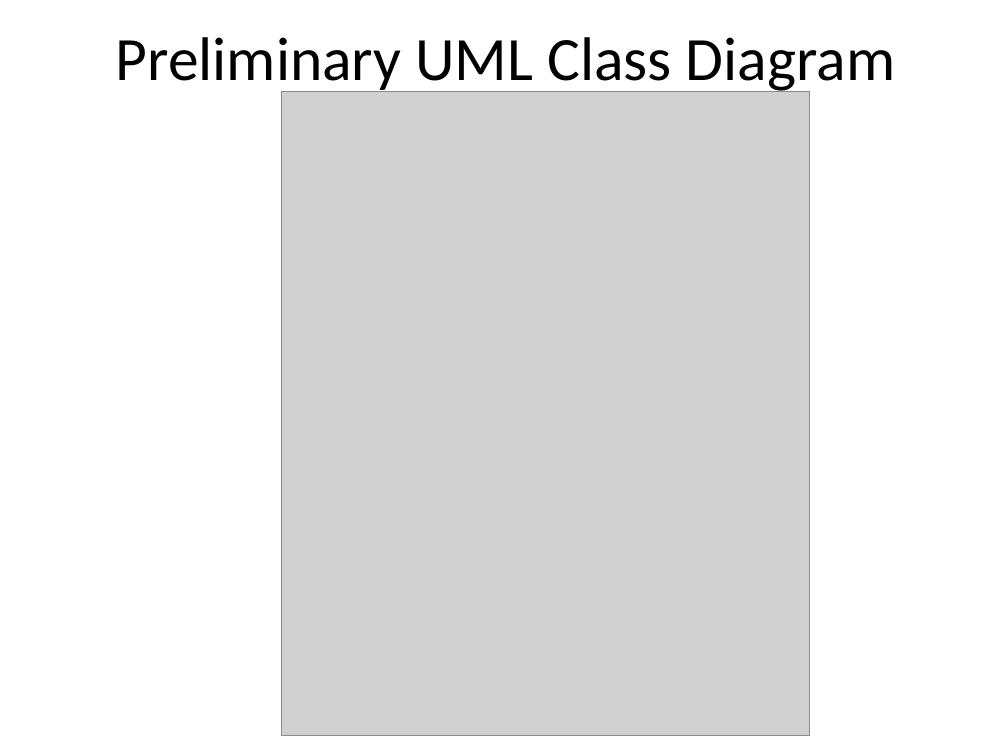
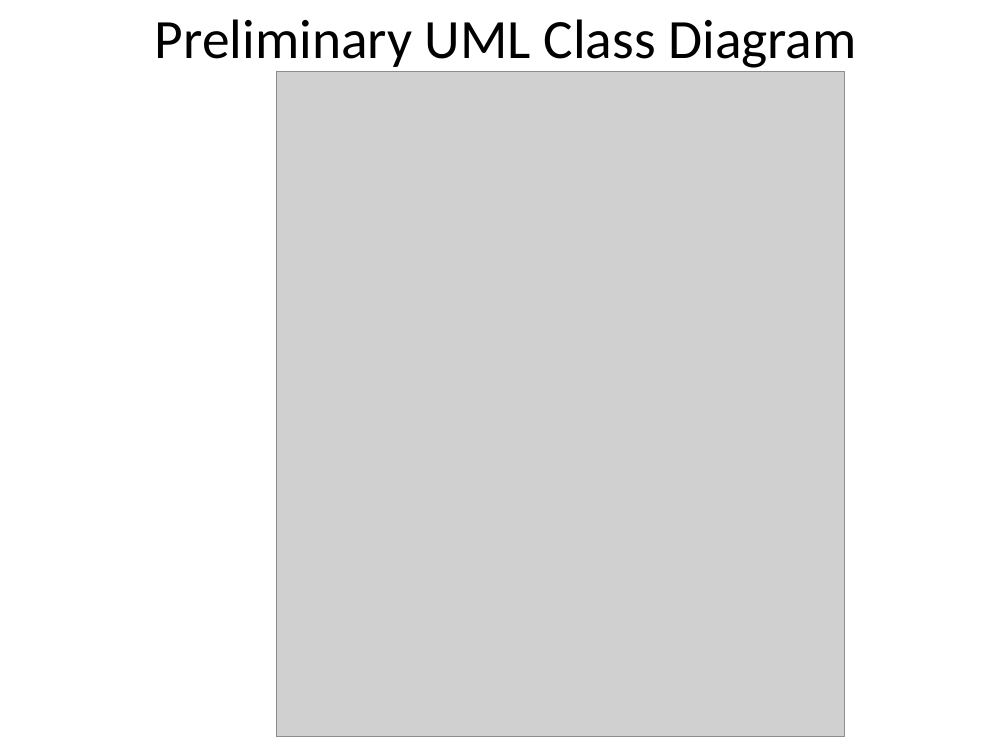
Before and after one commit to JacopoCarlon/LSMSDB_Project, a slide deck: slide 5 of 070_presentation/CarlonRiccardiElOurrak_ProjectDesignPresentation.pptx. Drawn at 1008x756 pixels with LibreOffice and Linux fonts; fonts in the diff are those of the drawing; grey boxes stand for pictures; background and template pictures are left out. Boxes give left, top, right and bottom in pixels: in the first picture for what was removed or moved away, otherwise in the second. Text is boxed around its words. In the diff, an @@ line names an element or a change of style, - is before the commit and + after.

```diff
--- a/070_presentation/CarlonRiccardiElOurrak_ProjectDesignPresentation.pptx
+++ b/070_presentation/CarlonRiccardiElOurrak_ProjectDesignPresentation.pptx
@@ title "Preliminary UML Class Diagram": place and size @@
-title "Preliminary UML Class Diagram" at (116,37,895,94)
+title "Preliminary UML Class Diagram" at (155,19,856,68)
@@ title "Preliminary UML Class Diagram" at (155,19,856,68): size 44 to 39.6 pt @@
@@ picture: place and size @@
-picture at (281,92,809,736)
+picture at (276,72,845,737)
```
Also in this commit, not shown: 5 other slides changed, 13 other files.
